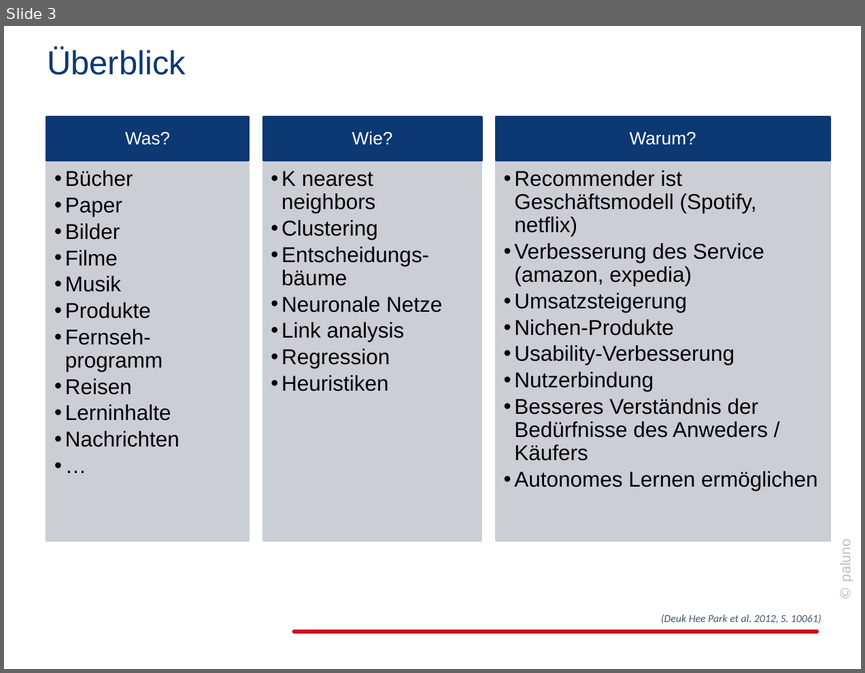
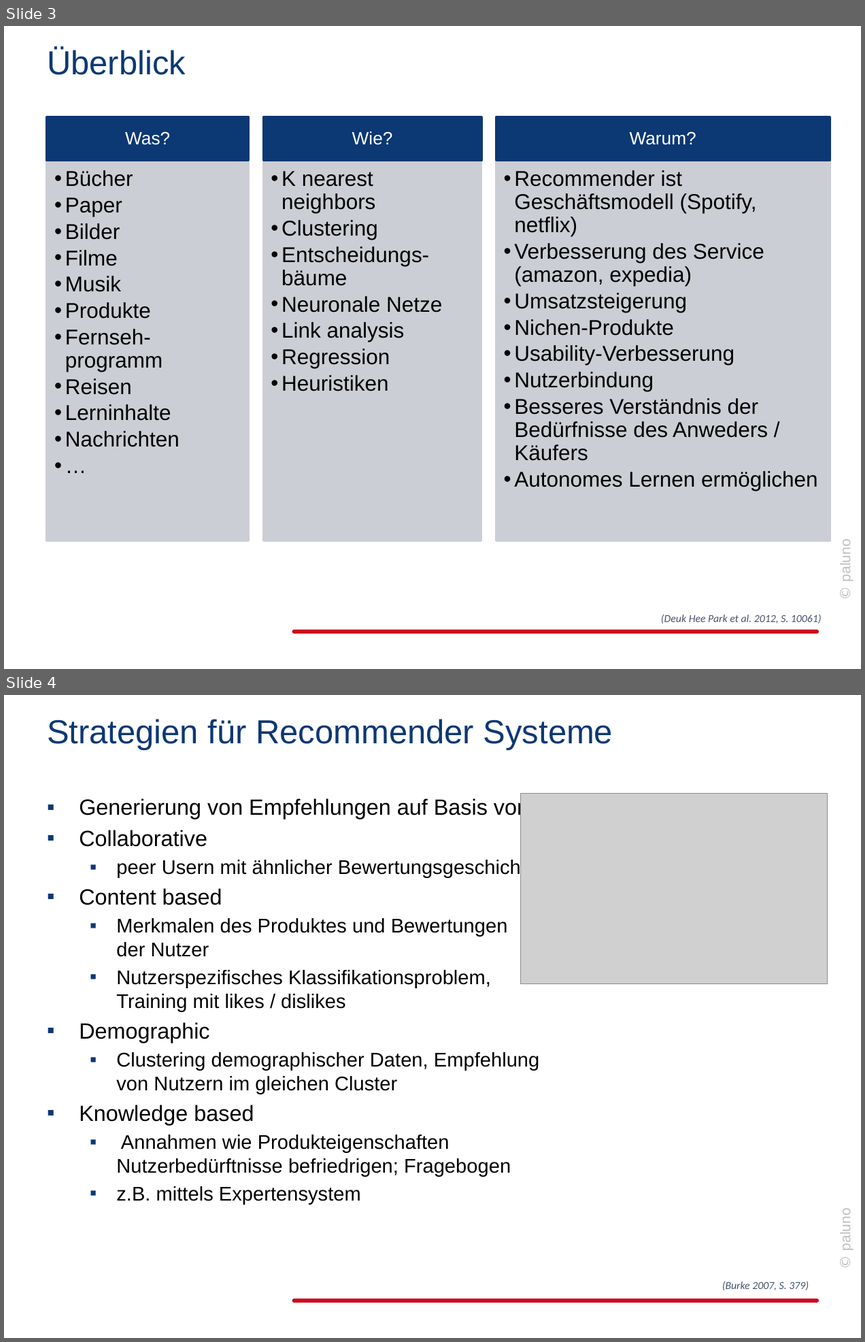
Before and after one commit to jabuettner/citavi, a slide deck: Diss (repo)/Recommender.pptx. Shown one above the other, each under a label of ours: slide 3 before the commit, slides 3 and 4 after it. The pictures are 865x673 and 865x1342 pixels, drawn with LibreOffice and Linux fonts; fonts in the diff are those of the drawing; grey boxes stand for pictures; background and template pictures are left out. Boxes give left, top, right and bottom in pixels: in the first picture for what was removed or moved away, otherwise in the second. Text is boxed around its words. In the diff, an @@ line names an element or a change of style, - is before the commit and + after.

```diff
--- a/Diss (repo)/Recommender.pptx
+++ b/Diss (repo)/Recommender.pptx
@@ slide 4 added at [4, 695, 861, 1338], background #FFFFFF; not listed: 2 template elements that a slide beside it also shows @@
@@ title added at [47, 719, 613, 750], 28 pt, text #0C3873 @@
+Strategien für Recommender Systeme
@@ picture added at [521, 794, 827, 984] @@
@@ text added at [79, 798, 539, 1204], 16.6 pt, text #000000 @@
+▪ Generierung von Empfehlungen auf Basis von
+▪ Collaborative
+  ▪ peer Usern mit ähnlicher Bewertungsgeschichte
+▪ Content based
+  ▪ Merkmalen des Produktes und Bewertungen der Nutzer
+  ▪ Nutzerspezifisches Klassifikationsproblem, Training mit likes / dislikes
+▪ Demographic
+  ▪ Clustering demographischer Daten, Empfehlung von Nutzern im gleichen Cluster
+▪ Knowledge based
+  ▪ Annahmen wie Produkteigenschaften Nutzerbedürftnisse befriedrigen; Fragebogen
+  ▪ z.B. mittels Expertensystem
@@ text added at [722, 1280, 808, 1290], 9 pt, text #44546A, italic @@
+(Burke 2007, S. 379)
```
Also in this commit, not shown: 1 slide changed.
